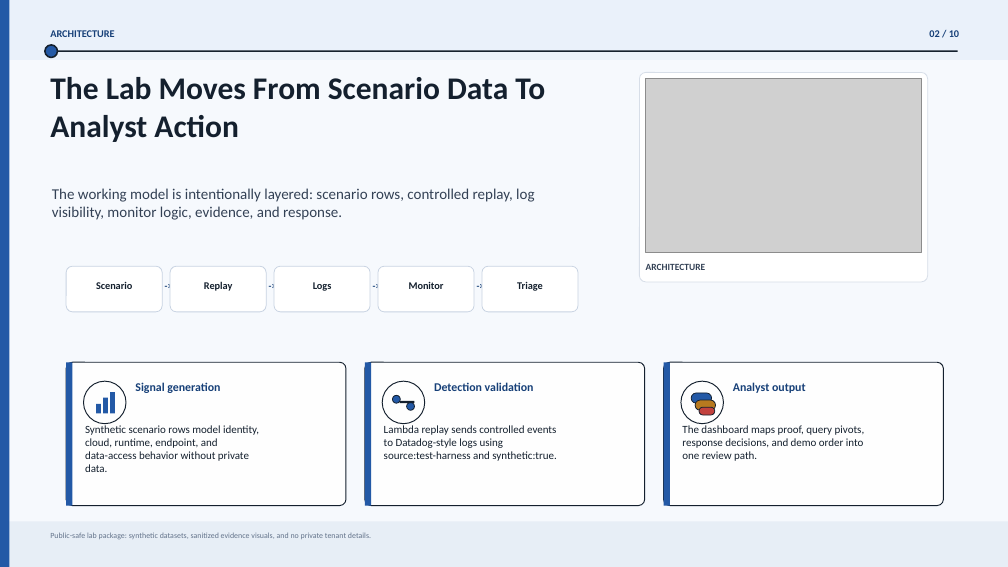
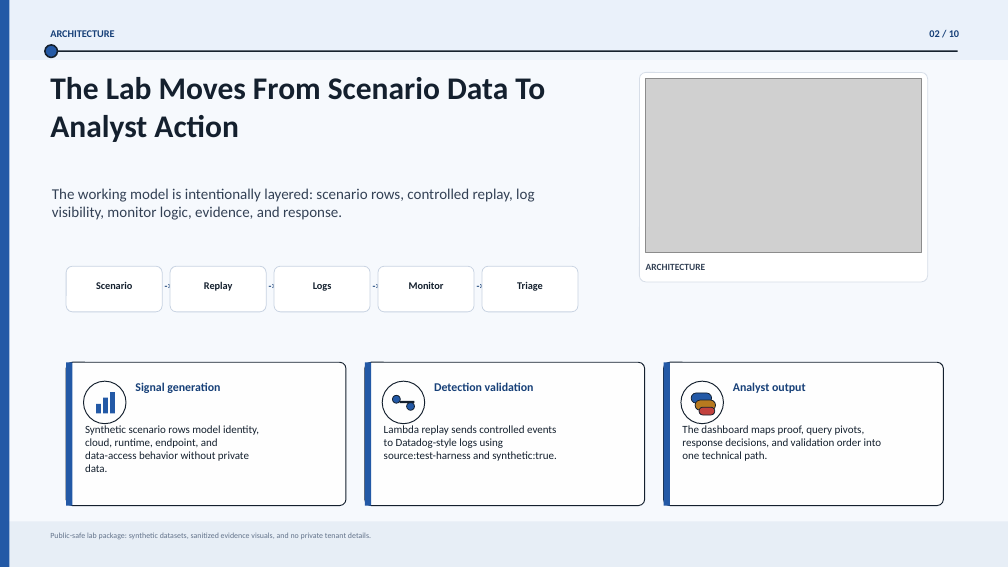
Before and after one commit to Kalla-Bhanu/CloudSec-SOC-Detection-Lab, a slide deck: slide 2 of docs/deck/cloudsec-soc-detection-lab.pptx. Drawn at 1008x567 pixels with LibreOffice and Linux fonts; fonts in the diff are those of the drawing; grey boxes stand for pictures. Boxes give left, top, right and bottom in pixels: in the first picture for what was removed or moved away, otherwise in the second. Text is boxed around its words. In the diff, an @@ line names an element or a change of style, - is before the commit and + after.

Commit message:
Polish public lab documentation and validation

```diff
--- a/docs/deck/cloudsec-soc-detection-lab.pptx
+++ b/docs/deck/cloudsec-soc-detection-lab.pptx
@@ text at [682,438,882,461]: text changed @@
-response decisions, and demo order into
-one review path.
+response decisions, and validation order into
+one technical path.
```
Also in this commit, not shown: 4 other slides changed, 37 other files.
